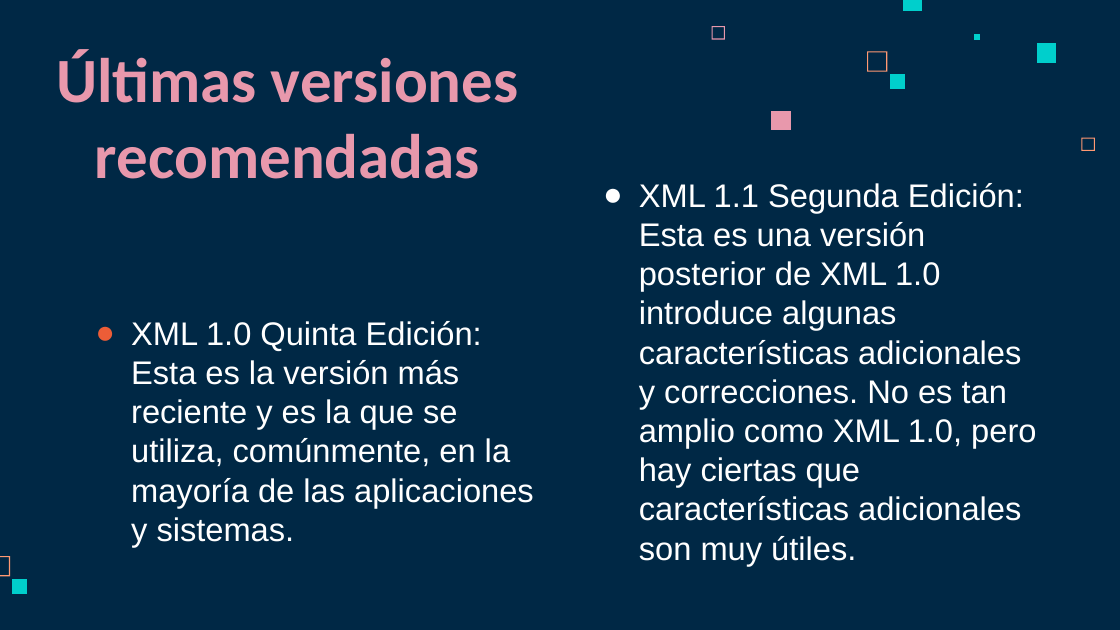
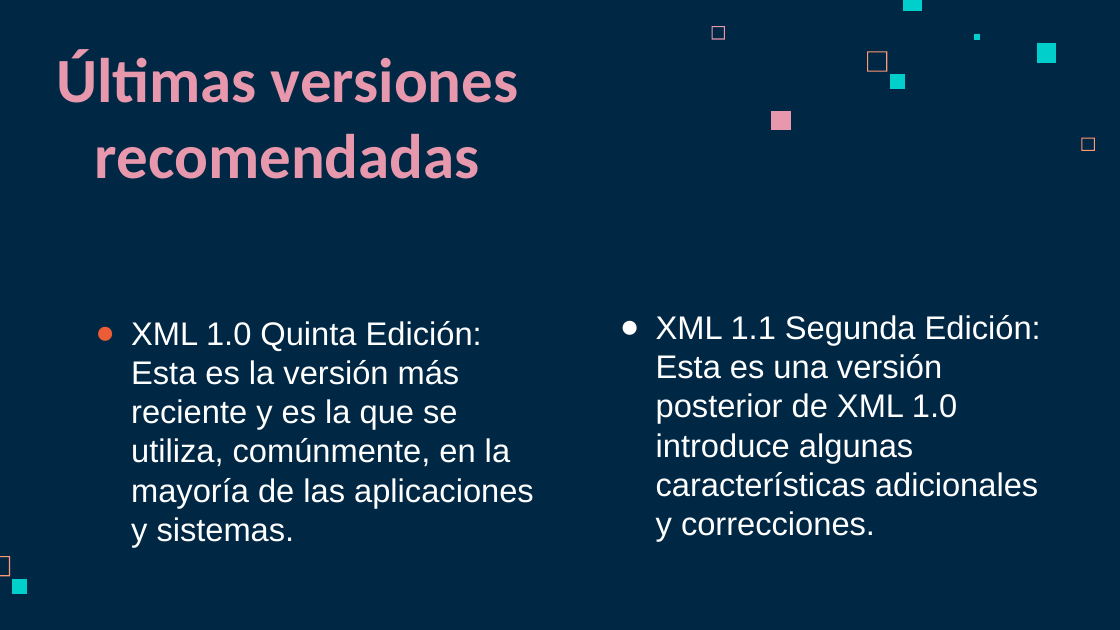
Before and after one commit to dvidCR/Lenguaje-de-Marcas, a slide deck: slide 4 of Tercer_Trimestre/Ejercicios/XML/XML.pptx. Drawn at 1120x630 pixels with LibreOffice and Linux fonts; fonts in the diff are those of the drawing. Boxes give left, top, right and bottom in pixels: in the first picture for what was removed or moved away, otherwise in the second. Text is boxed around its words. In the diff, an @@ line names an element or a change of style, - is before the commit and + after.

```diff
--- a/Tercer_Trimestre/Ejercicios/XML/XML.pptx
+++ b/Tercer_Trimestre/Ejercicios/XML/XML.pptx
@@ text at box(656, 315, 1041, 541): text changed @@
-● XML 1.1 Segunda Edición: Esta es una versión posterior de XML 1.0 introduce algunas características adicionales y correcciones. No es tan amplio como XML 1.0, pero hay ciertas que características adicionales son muy útiles.
+● XML 1.1 Segunda Edición: Esta es una versión posterior de XML 1.0 introduce algunas características adicionales y correcciones.
```
Also in this commit, not shown: 3 other slides changed.
